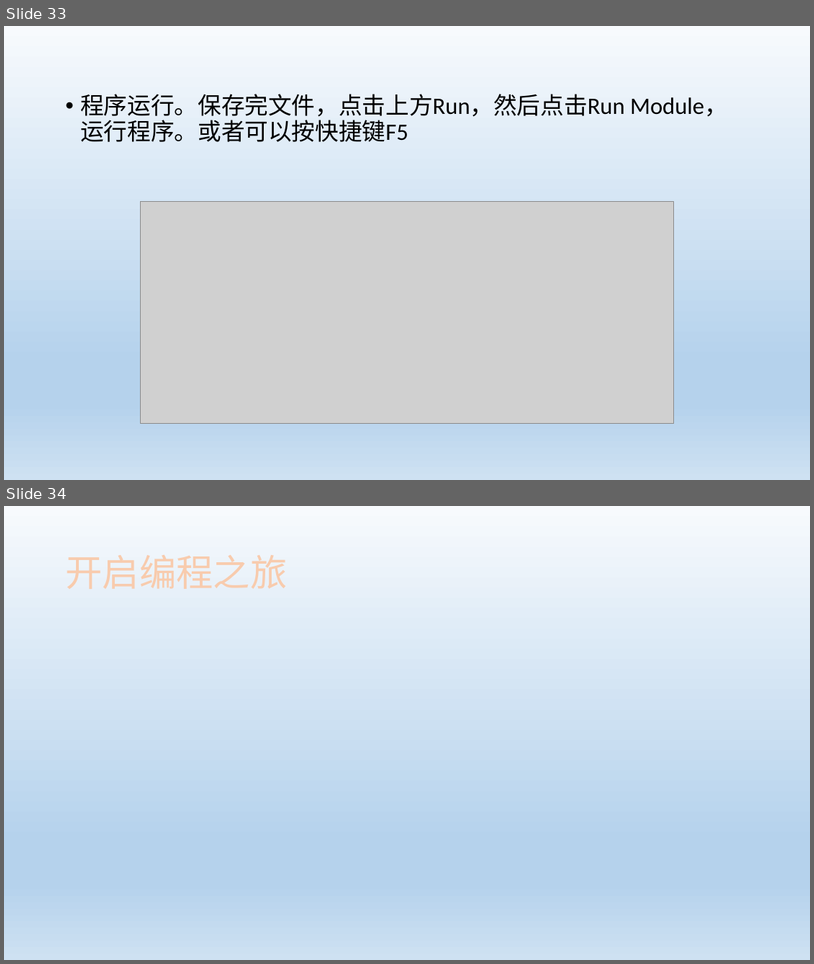
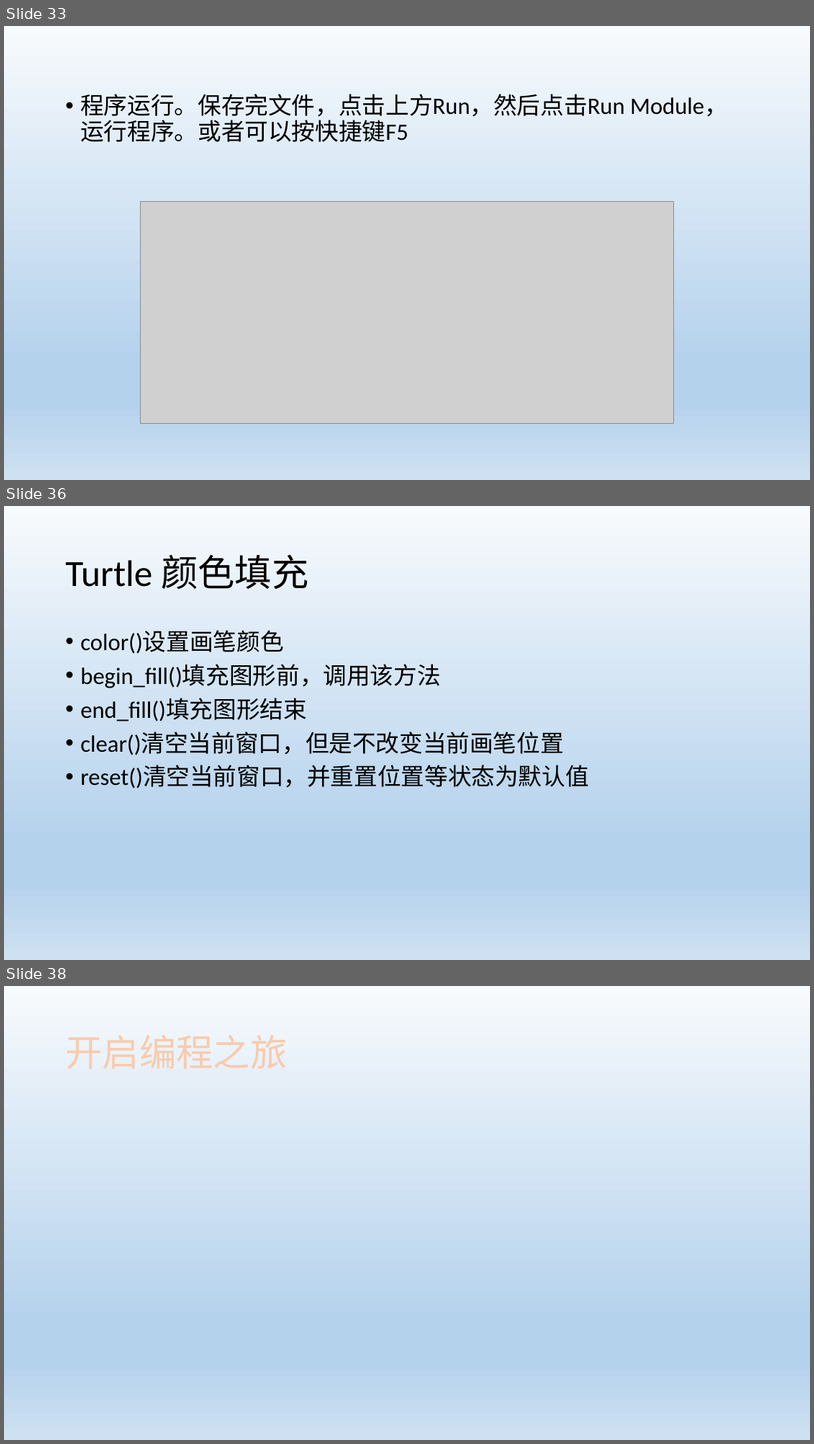
Before and after one commit to HKingdoom/learngit, a slide deck: Python01.pptx. Shown one above the other, each under a label of ours: slides 33 and 34 before the commit, slides 33, 36 and 38 after it; the slides between them are not shown. The pictures are 814x964 and 814x1444 pixels, drawn with LibreOffice and Linux fonts; fonts in the diff are those of the drawing; grey boxes stand for pictures. Boxes give left, top, right and bottom in pixels: in the first picture for what was removed or moved away, otherwise in the second. Text is boxed around its words. In the diff, an @@ line names an element or a change of style, - is before the commit and + after.

```diff
--- a/Python01.pptx
+++ b/Python01.pptx
@@ slide 36 added at [4,506,810,960], background gradient #F7FAFD to #B5D2EC to #CEE1F2 @@
@@ title added at [65,554,309,589], 44 pt, text #000000 @@
+Turtle 颜色填充
@@ text added at [80,631,589,788], 28 pt, text #000000 @@
+• color()设置画笔颜色
+• begin_fill()填充图形前，调用该方法
+• end_fill()填充图形结束
+• clear()清空当前窗口，但是不改变当前画笔位置
+• reset()清空当前窗口，并重置位置等状态为默认值
@@ what was slide 34 is now slide 38 @@
```
Also in this commit, not shown: 3 other slides added.
